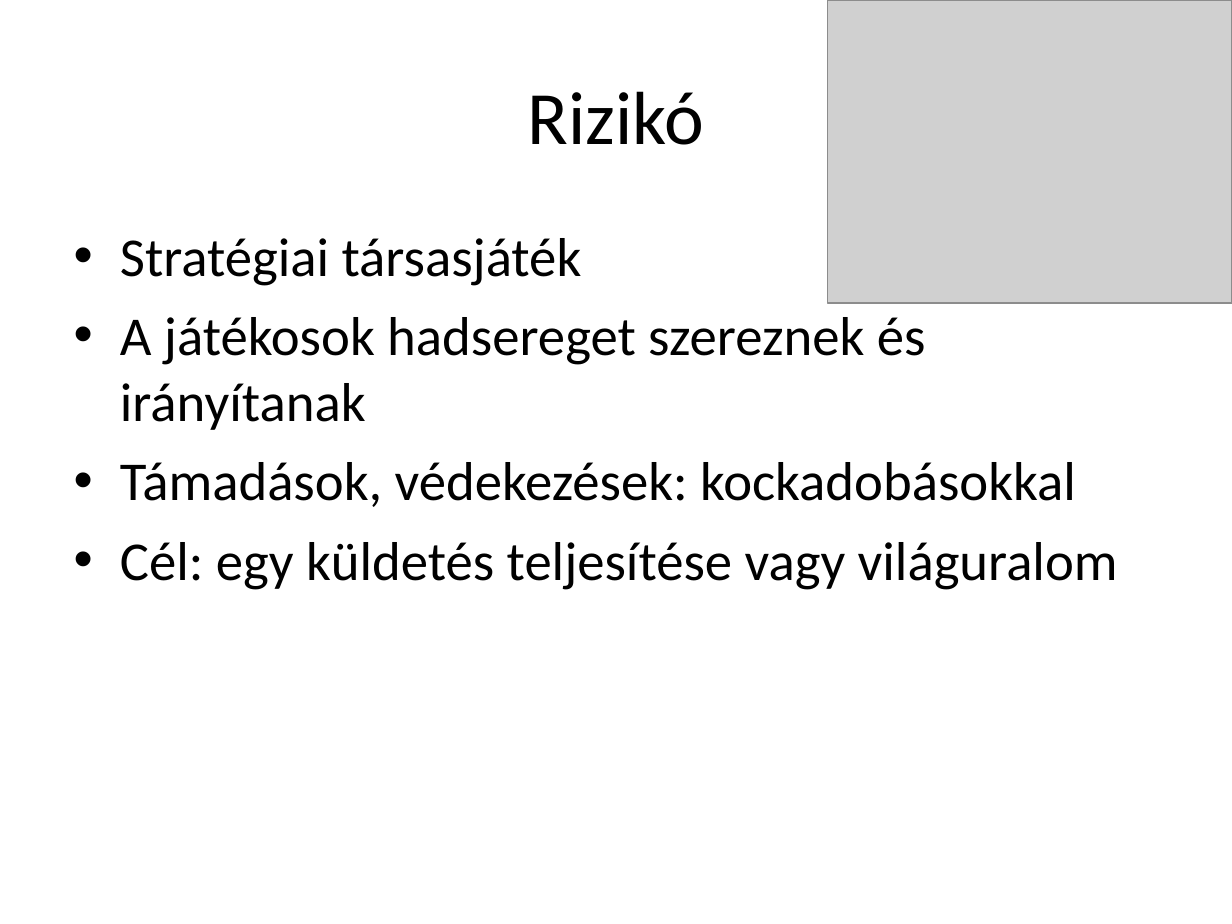
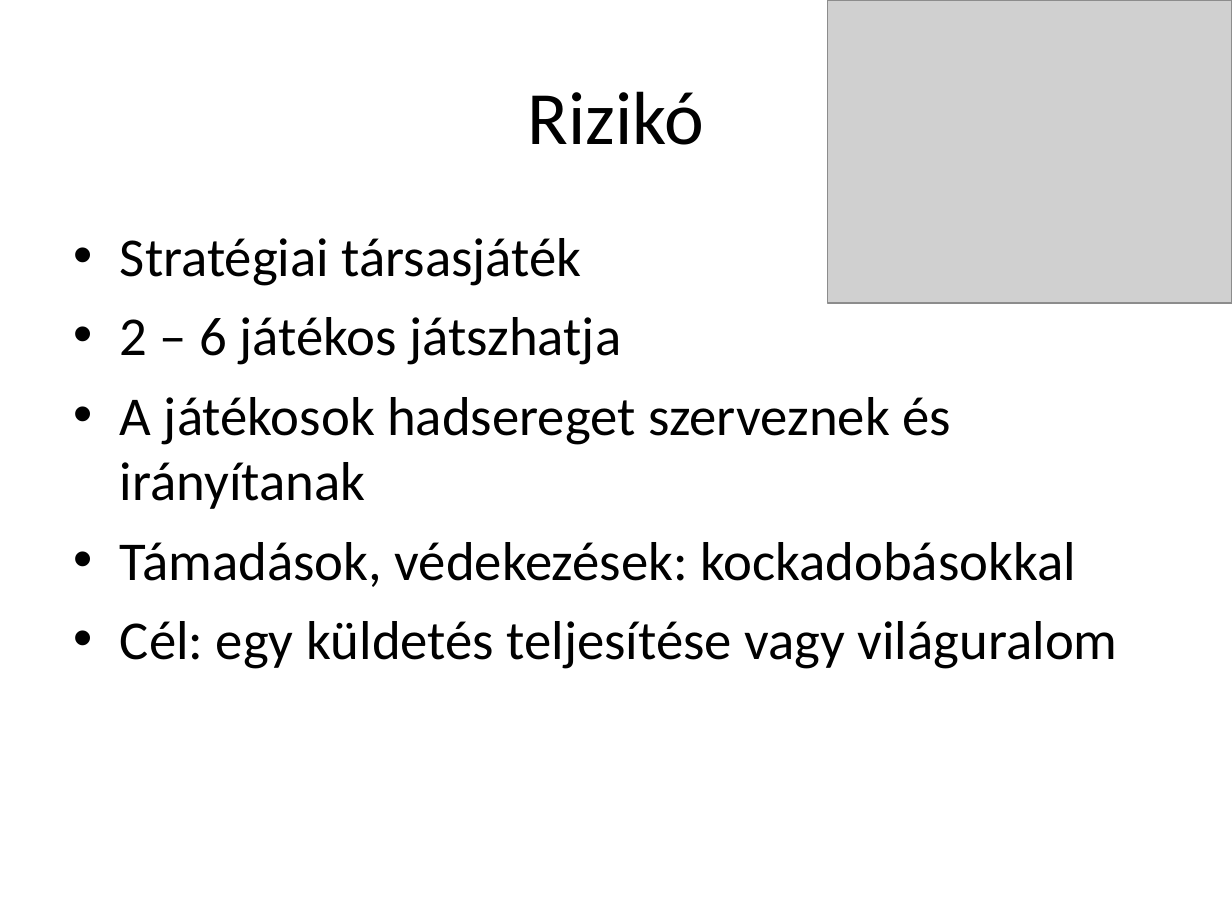
Before and after one commit to tbilles/Risk, a slide deck: slide 2 of doc/Risk_presentation.ppt. Drawn at 1232x924 pixels with LibreOffice and Linux fonts; fonts in the diff are those of the drawing; grey boxes stand for pictures. Boxes give left, top, right and bottom in pixels: in the first picture for what was removed or moved away, otherwise in the second. Text is boxed around its words. In the diff, an @@ line names an element or a change of style, - is before the commit and + after.

```diff
--- a/doc/Risk_presentation.ppt
+++ b/doc/Risk_presentation.ppt
@@ text at box(120, 317, 951, 509): text changed @@
-• A játékosok hadsereget szereznek és irányítanak
+• 2 – 6 játékos játszhatja
+• A játékosok hadsereget szerveznek és irányítanak
```
Also in this commit, not shown: 5 slides added.
